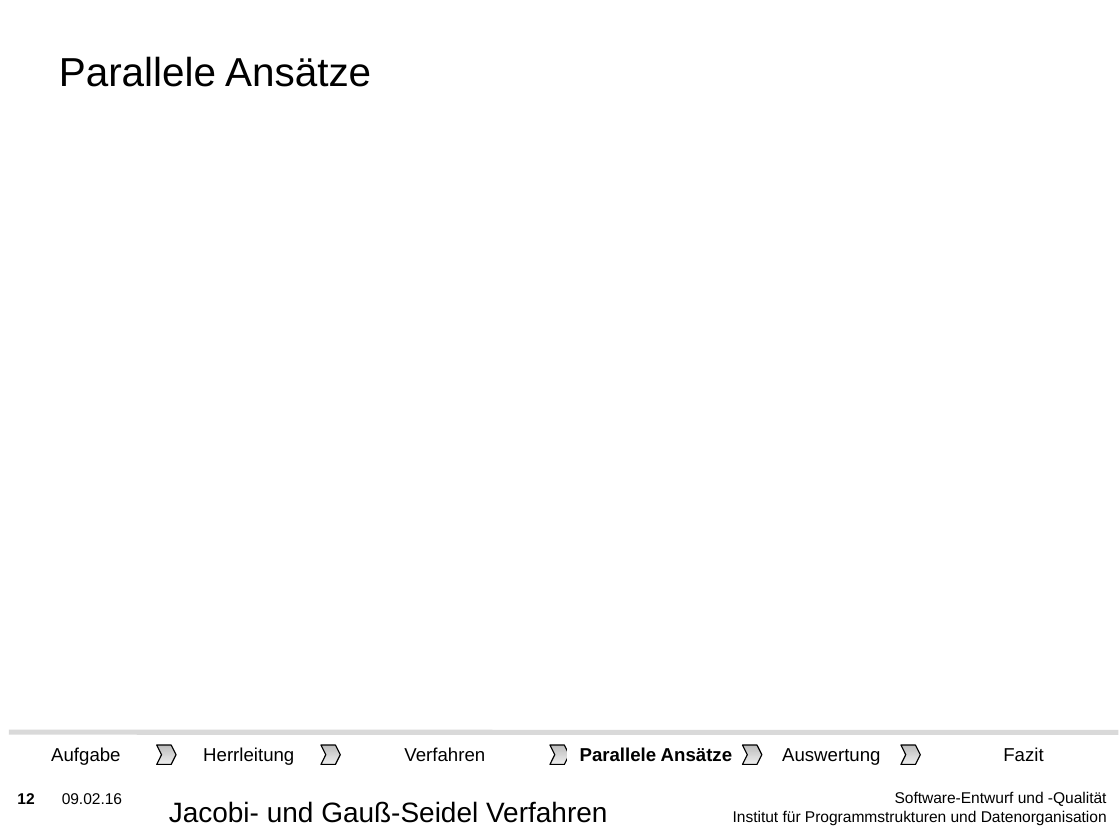
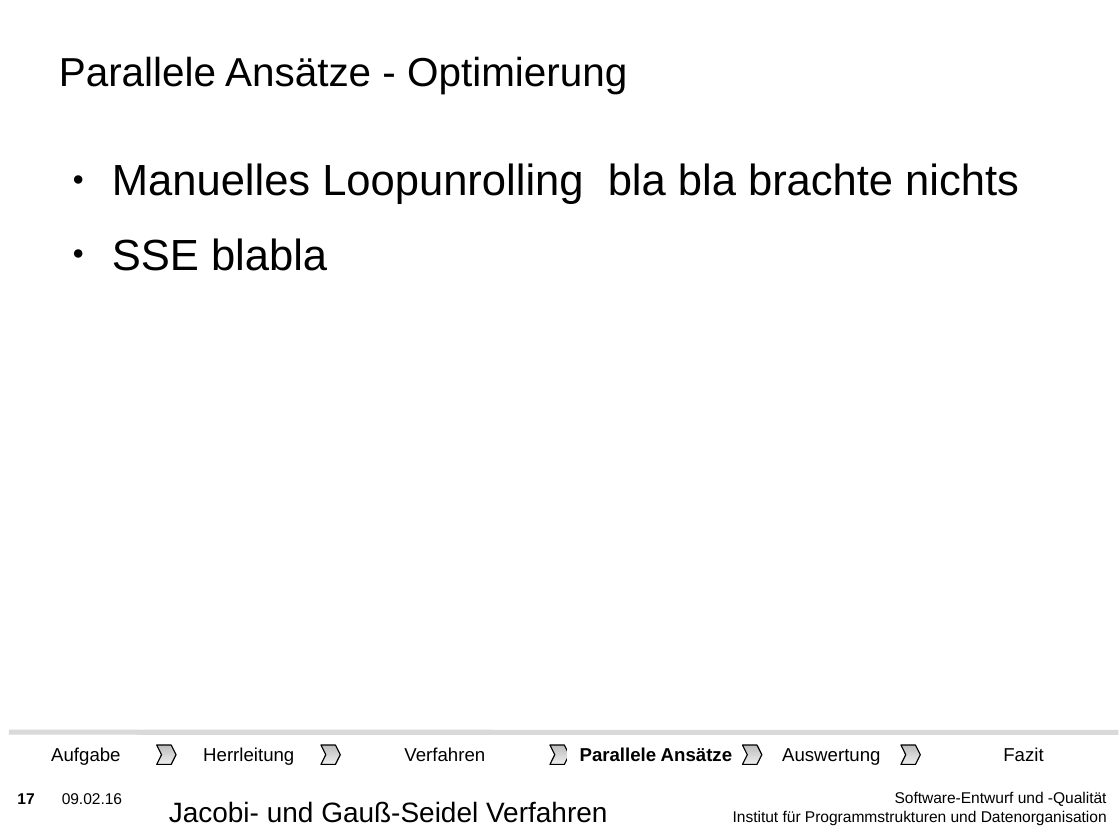
Before and after one commit to lutteropp/parallelDG, a slide deck: slide 17 of präsident/KIT-Masterslides-DE-SDQ.odp (slide 12 before the commit). Drawn at 1120x840 pixels with LibreOffice and Linux fonts; fonts in the diff are those of the drawing; background and template pictures are left out. Boxes give left, top, right and bottom in pixels: in the first picture for what was removed or moved away, otherwise in the second. Text is boxed around its words. In the diff, an @@ line names an element or a change of style, - is before the commit and + after.

```diff
--- a/präsident/KIT-Masterslides-DE-SDQ.odp
+++ b/präsident/KIT-Masterslides-DE-SDQ.odp
@@ title at (59, 56, 627, 94): text changed @@
-Parallele Ansätze
+Parallele Ansätze - Optimierung
@@ text added at (112, 163, 1019, 271), 28 pt, text #000000 @@
+● Manuelles Loopunrolling bla bla brachte nichts
+● SSE blabla
@@ page number at (17, 793, 34, 804): text changed @@
-12
+17
```
Also in this commit, not shown: 3 other slides changed, 6 slides added, 53 other files.
